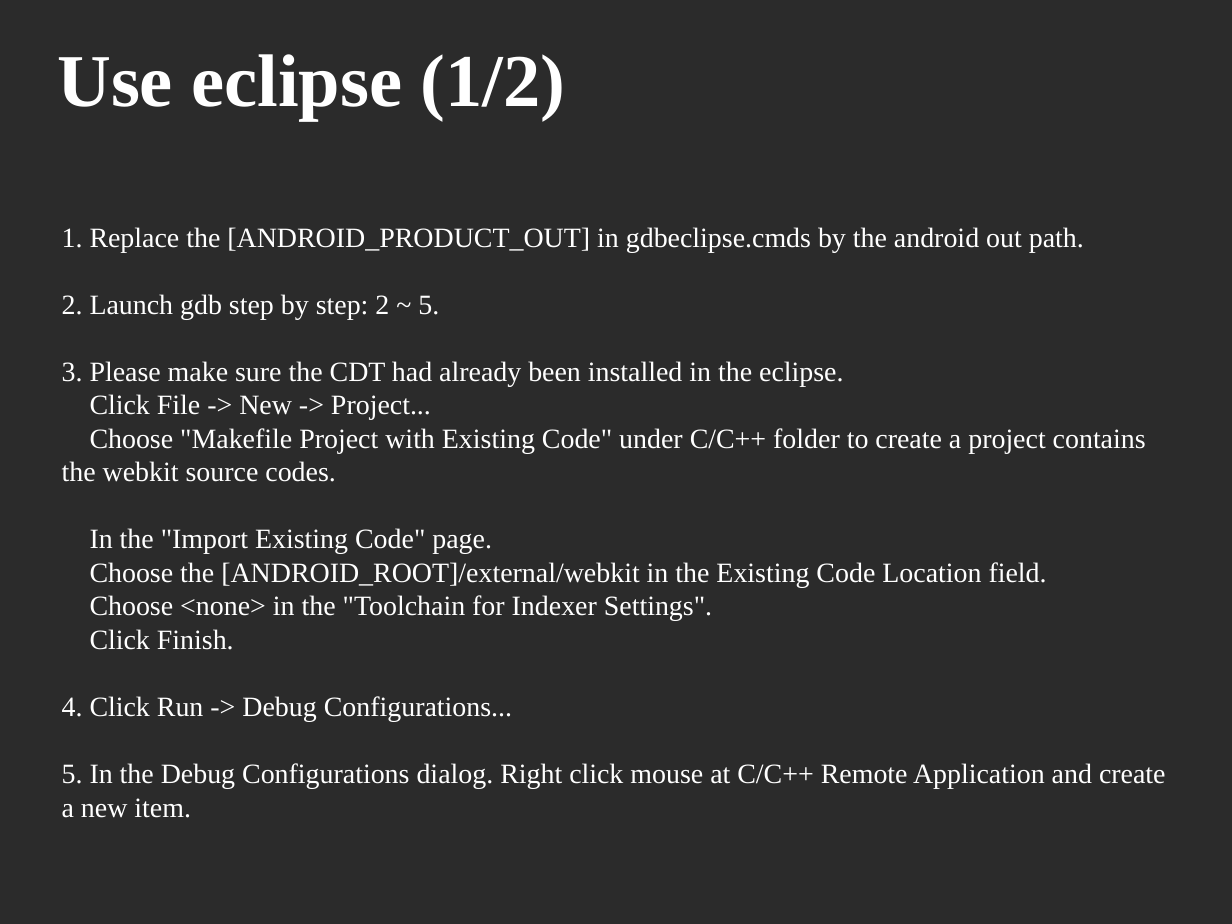
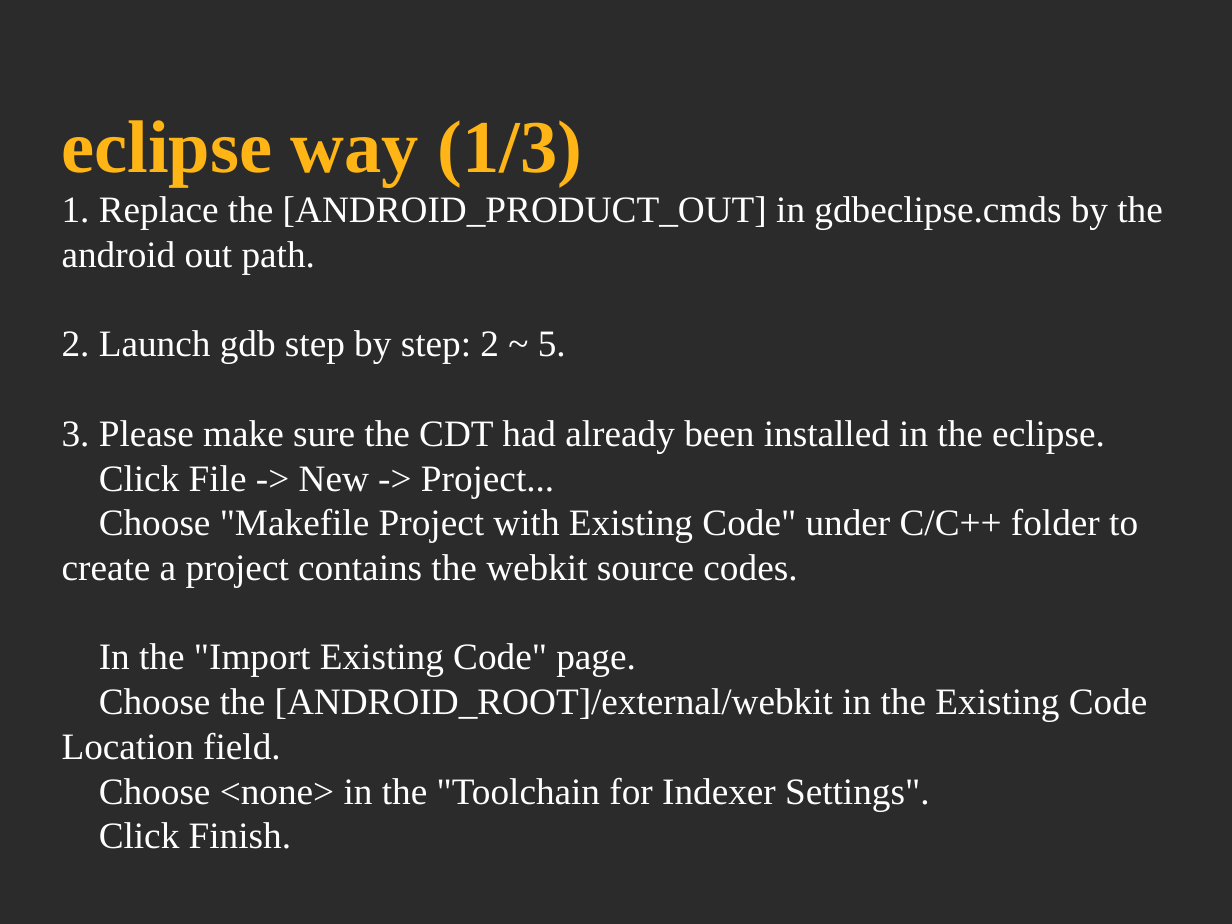
Before and after one commit to tsaicw/android_native_coding, a slide deck: slide 9 of debug_native_code_by_gdb.odp (slide 7 before the commit). Drawn at 1232x924 pixels with LibreOffice and Linux fonts; fonts in the diff are those of the drawing; background and template pictures are left out; a plain dark background stands for a picture behind light text. Boxes give left, top, right and bottom in pixels: in the first picture for what was removed or moved away, otherwise in the second. Text is boxed around its words. In the diff, an @@ line names an element or a change of style, - is before the commit and + after.

Commit message:
Modify the theme and font size of the presentation.

```diff
--- a/debug_native_code_by_gdb.odp
+++ b/debug_native_code_by_gdb.odp
@@ title at [62, 120, 583, 187]: text changed; text colour #FFFFFF to #FFB515 @@
-Use eclipse (1/2)
+eclipse way (1/3)
@@ subtitle "1. Replace the [ANDROID_PRODUCT_OUT] in ...": place and size @@
-subtitle "1. Replace the [ANDROID_PRODUCT_OUT] in ..." at [62, 227, 1166, 818]
+subtitle "1. Replace the [ANDROID_PRODUCT_OUT] in ..." at [62, 196, 1162, 849]
@@ subtitle "1. Replace the [ANDROID_PRODUCT_OUT] in ..." at [62, 196, 1162, 849]: size 18 to 24 pt @@
@@ subtitle at [62, 696, 1166, 818]: paragraphs removed @@
-4. Click Run -> Debug Configurations...
-5. In the Debug Configurations dialog. Right click mouse at C/C++ Remote Application and create a new item.
```
Also in this commit, not shown: 7 other slides changed, 3 slides added.
